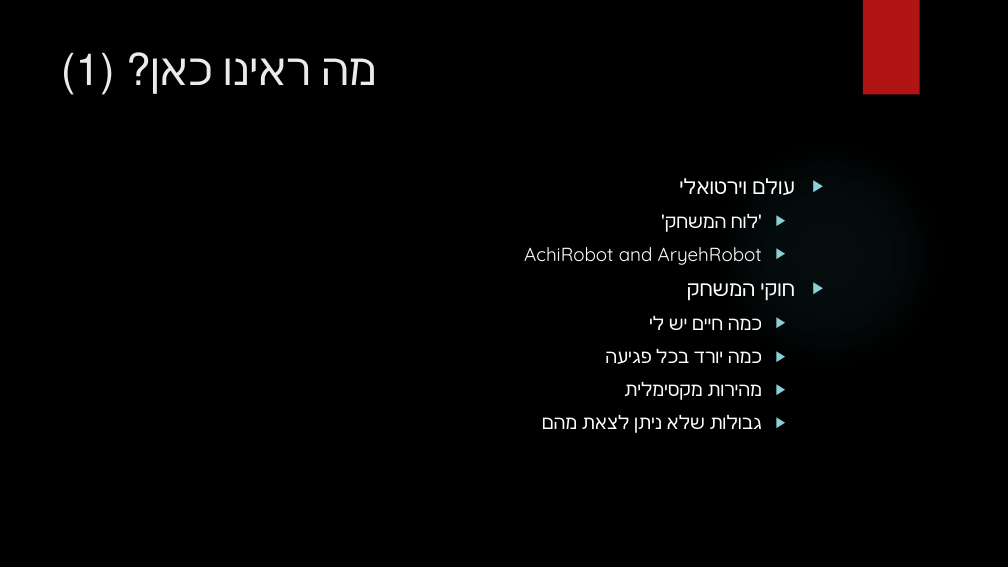
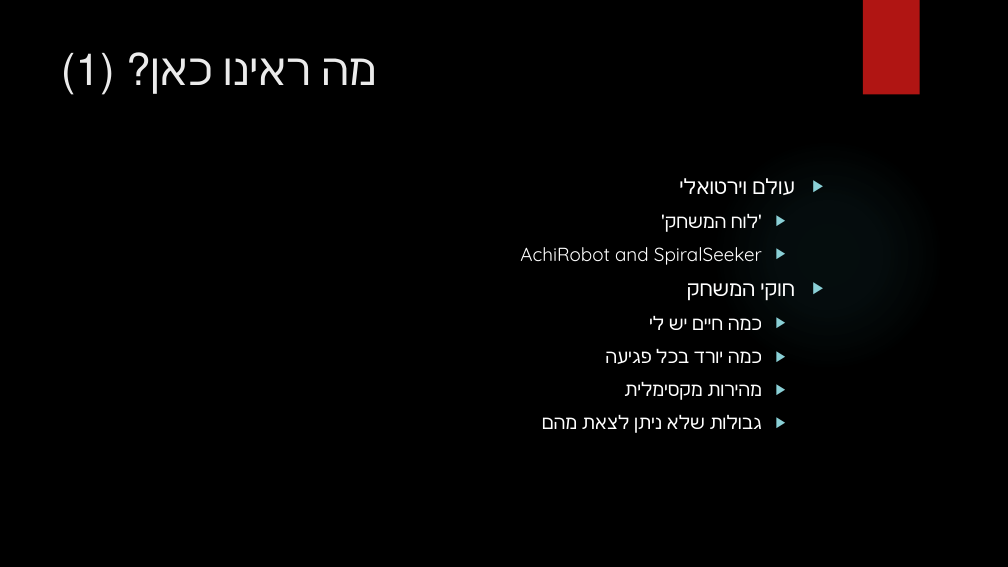
Before and after one commit to Hatikva-Coders/lessons, a slide deck: slide 4 of lesson_1/Lesson - 1.pptx. Drawn at 1008x567 pixels with LibreOffice and Linux fonts; fonts in the diff are those of the drawing; background and template pictures are left out. Boxes give left, top, right and bottom in pixels: in the first picture for what was removed or moved away, otherwise in the second. Text is boxed around its words. In the diff, an @@ line names an element or a change of style, - is before the commit and + after.

```diff
--- a/lesson_1/Lesson - 1.pptx
+++ b/lesson_1/Lesson - 1.pptx
@@ text at <box>520,247,762,265</box>: text changed @@
-  ▶ AchiRobot and AryehRobot
+  ▶ AchiRobot and SpiralSeeker
```
Also in this commit, not shown: 1 other slide changed, 1 other file.
